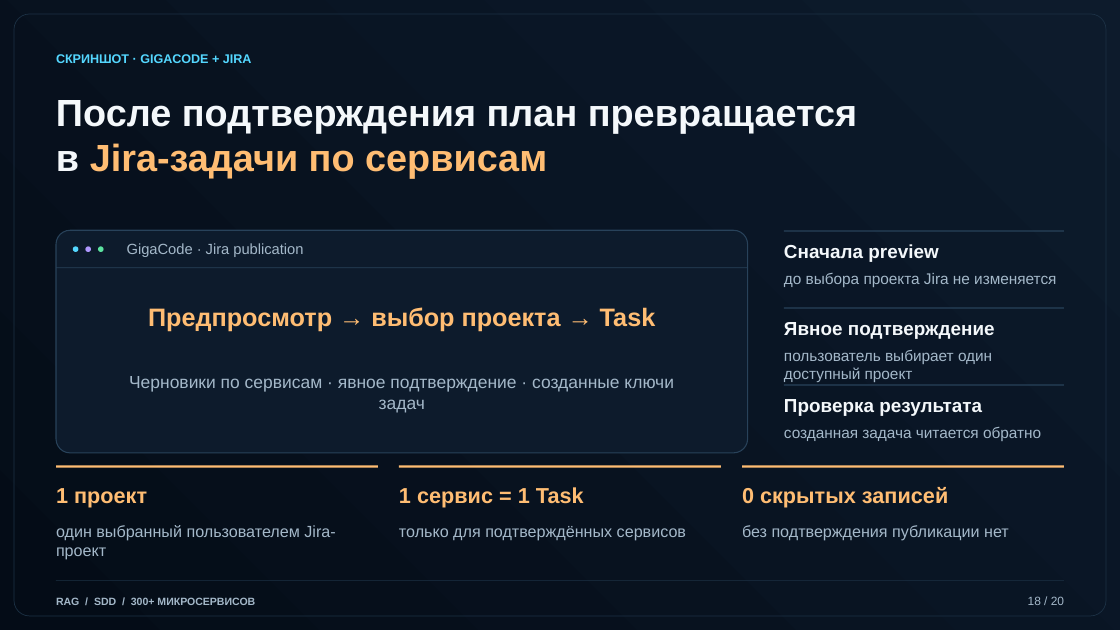
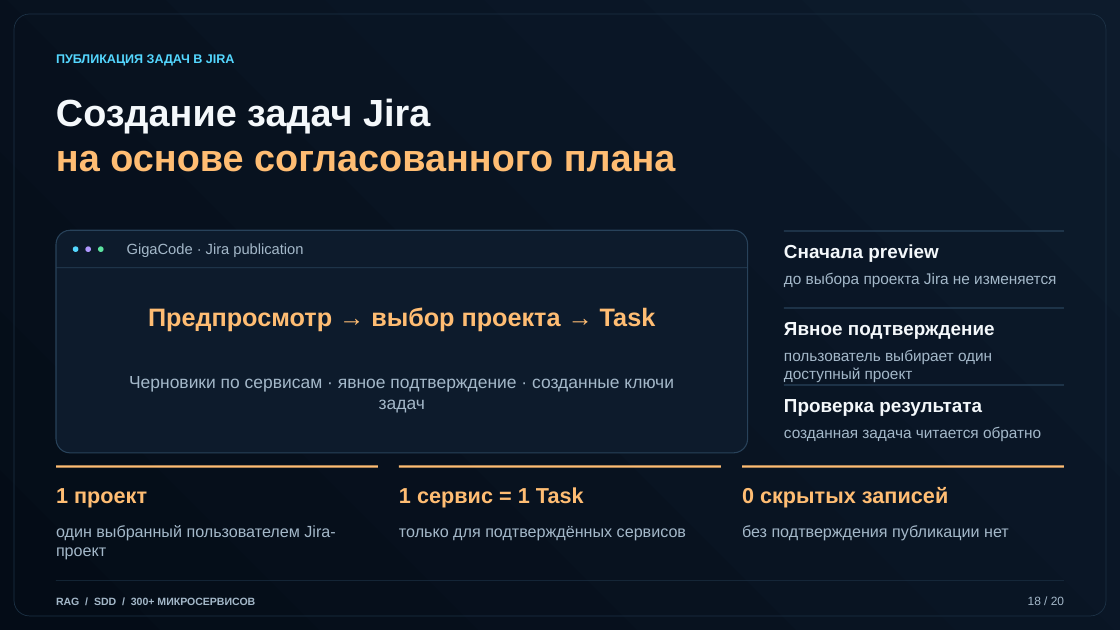
Before and after one commit to arptra/kb-rag-mcp, a slide deck: slide 18 of docs/corporate-rag-presentation.pptx. Drawn at 1120x630 pixels with LibreOffice and Linux fonts; fonts in the diff are those of the drawing. Boxes give left, top, right and bottom in pixels: in the first picture for what was removed or moved away, otherwise in the second. Text is boxed around its words. In the diff, an @@ line names an element or a change of style, - is before the commit and + after.

```diff
--- a/docs/corporate-rag-presentation.pptx
+++ b/docs/corporate-rag-presentation.pptx
@@ text at <box>56,54,235,66</box>: text changed @@
-СКРИНШОТ · GIGACODE + JIRA
+ПУБЛИКАЦИЯ ЗАДАЧ В JIRA
@@ text at <box>56,98,676,172</box>: text changed; text colour #F4F8FB to #FFBD73 @@
-После подтверждения план превращается
-в Jira-задачи по сервисам
+Создание задач Jira
+на основе согласованного плана
```
Also in this commit, not shown: 19 other slides changed.
